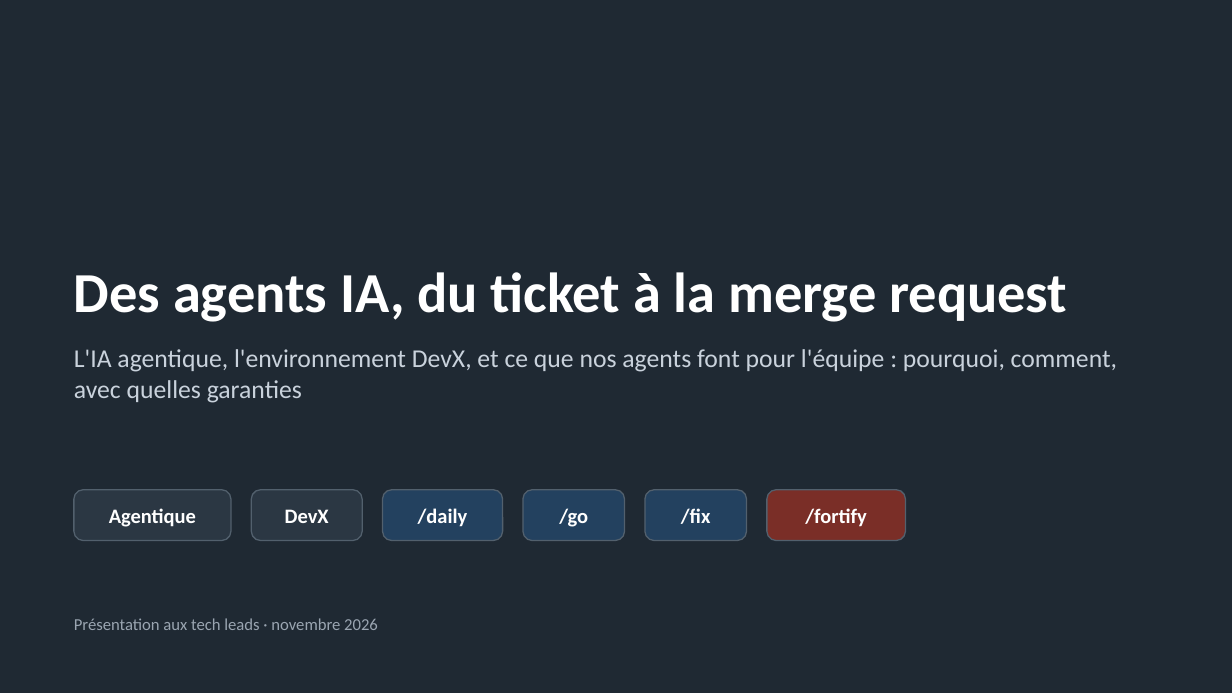
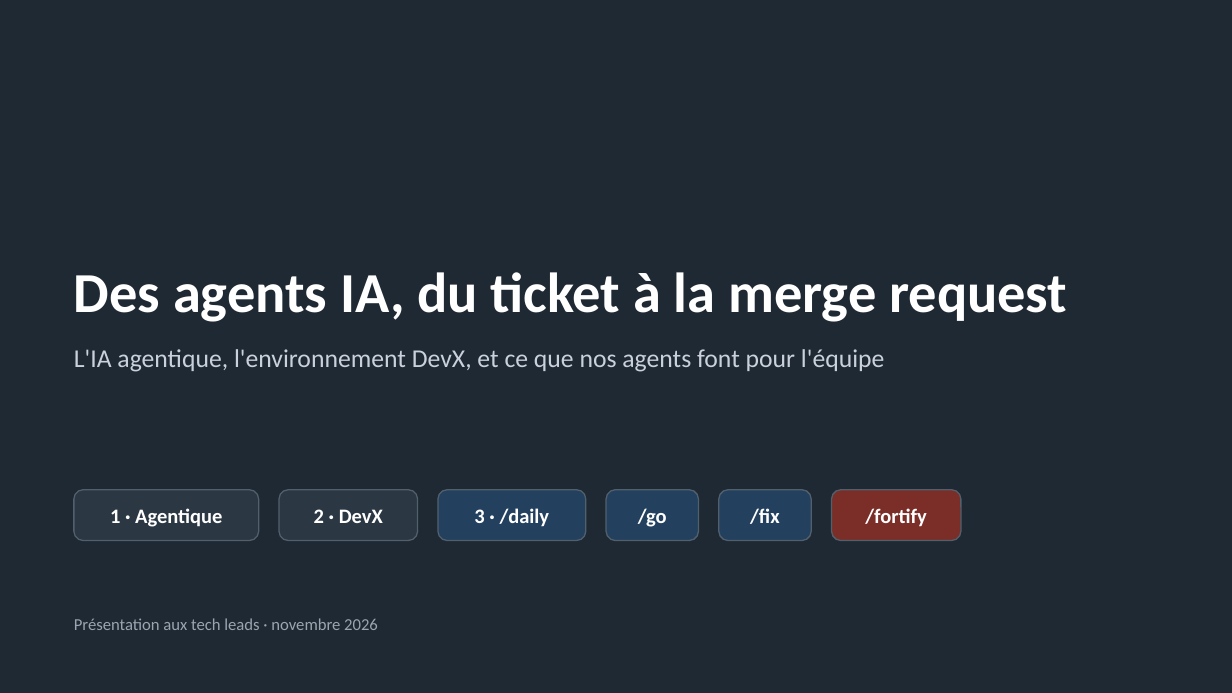
Before and after one commit to RabieDerouiche/OpenRDCode, a slide deck: slide 1 of opencode-v2/docs/presentation-tech-leads.pptx. Drawn at 1232x693 pixels with LibreOffice and Linux fonts; fonts in the diff are those of the drawing. Boxes give left, top, right and bottom in pixels: in the first picture for what was removed or moved away, otherwise in the second. Text is boxed around its words. In the diff, an @@ line names an element or a change of style, - is before the commit and + after.

```diff
--- a/opencode-v2/docs/presentation-tech-leads.pptx
+++ b/opencode-v2/docs/presentation-tech-leads.pptx
@@ text at (74,349,884,372): text changed @@
-L'IA agentique, l'environnement DevX, et ce que nos agents font pour l'équipe : pourquoi, comment, avec quelles garanties
+L'IA agentique, l'environnement DevX, et ce que nos agents font pour l'équipe
@@ rounded rectangle "1 · Agentique": place and size @@
-rounded rectangle "1 · Agentique" at (74,490,231,541)
+rounded rectangle "1 · Agentique" at (74,490,259,541)
@@ text in rounded rectangle at (110,508,222,527): text changed @@
-Agentique
+1 · Agentique
@@ rounded rectangle "2 · DevX": place and size @@
-rounded rectangle "2 · DevX" at (251,490,362,541)
+rounded rectangle "2 · DevX" at (279,490,418,541)
@@ text in rounded rectangle at (314,509,383,523): text changed @@
-DevX
+2 · DevX
@@ rounded rectangle "3 · /daily": place and size @@
-rounded rectangle "3 · /daily" at (383,490,503,541)
+rounded rectangle "3 · /daily" at (438,490,586,541)
@@ text in rounded rectangle at (474,508,550,527): text changed @@
-/daily
+3 · /daily
@@ rounded rectangle "/go": place and size @@
-rounded rectangle "/go" at (523,490,625,541)
+rounded rectangle "/go" at (606,490,699,541)
@@ rounded rectangle "/fix": place and size @@
-rounded rectangle "/fix" at (645,490,747,541)
+rounded rectangle "/fix" at (719,490,811,541)
@@ rounded rectangle "/fortify": place and size @@
-rounded rectangle "/fortify" at (767,490,906,541)
+rounded rectangle "/fortify" at (832,490,961,541)
```
Also in this commit, not shown: 6 other slides changed, 1 slide added, 17 slides removed, 3 other files.
